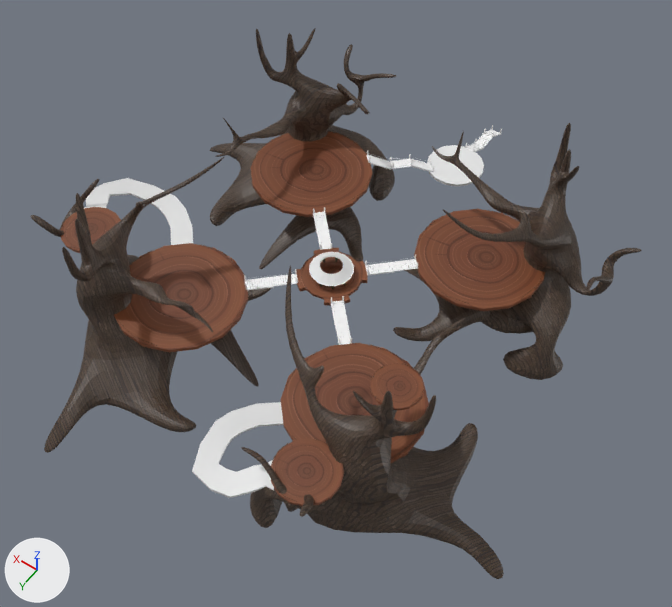
The FBX model Assets/Models/Environment/SatyrVillage/SatyrVillage.fbx as it was, and as the next commit left it.
One viewpoint serves both versions: a 50 mm lens placed at (-285.0, 392.0, 612.0), pointed at (-15.0, 14.0, 18.0). Lighting does not change. The marker at lower left points along +X, +Y and +Z. Where no turn or scale is listed for an object, it has been applied to the vertices. Vertices at the same position are counted once.

Objects in the first picture: 'Bridge_Middle', 'Bridge_Middle.001', 'Cube', 'Cube_2_8', 'Cube_3_8', 'Cube_4_8', 'Лестница', 'Лестница_1', 'Низ_платформы', 'Платформа1', 'Платформа_1_1', 'Платформа_1_2', 'Платформа_1_2_2', 'Платформа_1_2_2.001', 'боковая_платформа_2_2', 'боковая_платформа_3_2', 'боковая_платформа_4_2'.
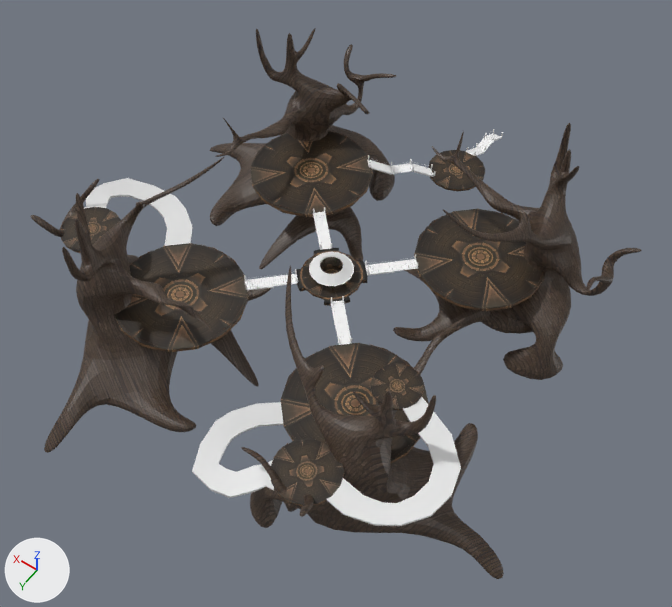
The change, as a list of edits to the scene's bpy script:
```text
Add img_platform_png:
    img_platform_png = load_image('Platform.png', '../../../Textures/Environment/SatyrVillage/Platform.png', 1024, 1024, 'sRGB')
Change mat_platform:
    mat_platform.texture: img_platform_jpg -> img_platform_png
Change me_меш_518:
    where me_меш_518.from_pydata(...)  # 49 vertices, 49 faces; spans x -26.0..26.1, y -26.0..26.0, z -0.2..4.9
    remove me_меш_518.materials.append(mat_newplatform)  # white #e7e7e7
    add me_меш_518.materials.append(mat_platform)  # picture img_platform_png
Change me_меш_135:
    used by ob_лестница_1; location = (125.9, 39.4, 29.3)
    remove me_меш_135.from_pydata(...)  # 44 vertices, 42 faces; spans x -13.3..78.7, y -26.8..46.3, z -1.7..34.2
    add me_меш_135.from_pydata(...)  # 44 vertices, 42 faces; spans x -10.2..78.7, y -26.8..46.3, z -1.7..34.2
    me_меш_135 part 1: 18 of 44 vertices moved; they spanned x -13.3..61.3, y -9.0..15.9, z -1.7..27.8 and now span x -10.2..59.2, y -7.2..16.5, z -1.7..27.8; mean shift (0.6, 1.4, 0.0); largest move (0.6, 13.4, 0.3) -> (5.2, 16.0, 0.3)
Change me_меш_079:
    where me_меш_079.from_pydata(...)  # 81 vertices, 81 faces; spans x -53.6..53.6, y -53.6..53.6, z -45.1..6.2
    used by ob_боковая_платформа_2_2; location = (86.5, 86.7, 23.8)
    me_меш_079 part 2: texture (UV) coordinates of 80 of 81 faces, centred in x -53.4..53.4, y -53.4..53.4, z -39.5..6.2, changed; they spanned u 0.0..1.0, v 0.0..1.0 and now span u 0.03..0.97, v 0.03..0.97
Add me_меш_002:
    me_меш_002.from_pydata(...)  # 44 vertices, 42 faces; spans x -57.0..11.2, y -92.4..10.2, z -1.6..10.2
    me_меш_002.materials.append(mat_stairs)  # its picture is missing
Change ob_платформа_1_2_2_001:
    ob_платформа_1_2_2_001.location: (-5.0, -190.4, 2.7) -> (-9.2, -185.5, 2.8)
Change ob_bridge_middle:
    ob_bridge_middle.location: (31.3, -151.4, 18.9) -> (27.1, -146.6, 19.0)
Change ob_bridge_middle_001:
    ob_bridge_middle_001.location: (-4.5, -246.2, -3.6) -> (-8.2, -241.8, -3.6)
Add ob_лестница_001:
    ob_лестница_001 = bpy.data.objects.new('Лестница.001', me_меш_002)
    ob_лестница_001.location = (-130.6, 168.5, 63.2)
```

Boxes [x1, y1, x2, y2] around the edits, measured in the pictures (672 x 607 px; the box of a moved part takes in the faces that stretch with it):
'боковая_платформа_2_2', surface changed
    both: [114, 243, 248, 352]
'боковая_платформа_4_2', surface changed
    both: [414, 209, 545, 311]
'боковая_платформа_3_2', surface changed
    both: [250, 131, 372, 217]
'Платформа1', surface changed
    both: [280, 343, 429, 463]
'Лестница.001', added
    after: [327, 397, 461, 526]
'Платформа_1_2', surface changed
    both: [271, 438, 344, 506]
'Лестница_1', reshaped
    before: [85, 178, 193, 245]
    after: [85, 178, 193, 246]
'Платформа_1_1', surface changed
    both: [370, 363, 424, 410]
'Низ_платформы', surface changed
    both: [295, 248, 368, 306]
'Платформа_1_2_2.001', surface changed, recoloured, moved (white to brown)
    before: [427, 145, 484, 187]
    after: [428, 150, 485, 191]
'Платформа_1_2_2', surface changed
    both: [60, 207, 121, 253]
'Bridge_Middle', moved
    before: [366, 151, 435, 172]
    after: [367, 155, 436, 177]
'Bridge_Middle.001', moved
    before: [465, 125, 502, 152]
    after: [466, 129, 503, 156]
part 1 of me_меш_135, moved or reshaped
    before: [106, 190, 193, 245]
    after: [106, 190, 193, 246]
